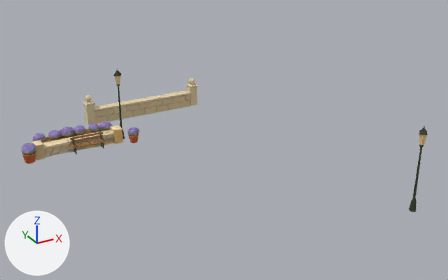
Two versions of the glTF model public/models/props.glb, one commit apart.
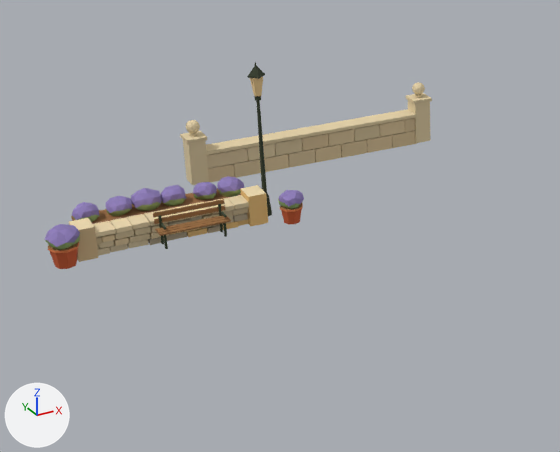
Each version is shown whole from a 50 mm camera at (-13.9, -19.4, 14.9) aimed at (0.5, 6.8, 1.8), then close up on the part from 0% to 57% of the width and 14% to 88% of the height. Arrows for +X, +Y and +Z are at lower left; the lights stay in place. The first two pictures are the older version. Vertices at exactly the same position are counted once.

The first close-up shows 'props'.
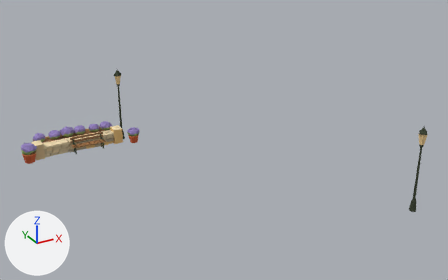
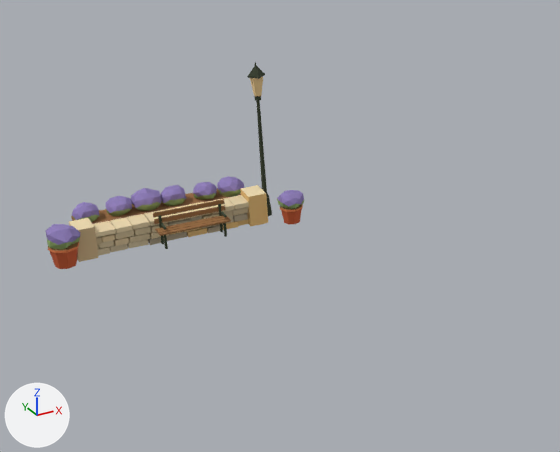
What differs and where, as boxes [x1, y1, x2, y2] in the close-ups (560 x 452 px; the box of a moved part takes in the faces that stretch with it):
'props', reshaped
    before: [45, 62, 432, 269]
    after: [46, 62, 304, 269]
part 1 of me_props, deleted (brown)
    before: [180, 82, 432, 185]
part 2 of me_props, moved or reshaped
    before: [45, 228, 67, 250]
    after: [46, 228, 67, 250]

The change, as a list of edits to the scene's bpy script:
```text
Change me_props:
    used by ob_props; location = (0.0, 0.0, 0.0)
    verts and faces of me_props; kept vertices keep their numbers, new ones are numbered from 1270
    before: 1166 (-8.6, 12.8, 0.9) at pixel (50, 234), 1175 (-8.7, 12.9, 0.8) at pixel (44, 239), 1178 (-8.5, 12.5, 0.7) at pixel (56, 247), 1182 (-8.3, 13.3, 0.8)
    remove me_props.from_pydata(...)  # 1270 vertices, 1876 faces; spans x -8.7..6.5, y -1.4..17.2, z -0.1..4.4
    add me_props.from_pydata(...)  # 994 vertices, 1468 faces; spans x -8.7..6.5, y -1.4..14.6, z -0.1..4.4
    me_props part 1: 25 loose pieces with 276 vertices, spanning x -3.9..3.9, y 16.6..17.2, z -0.1..1.8, are deleted
    me_props part 2
    add verts[1166] = (-8.7, 12.8, 1.0)  # moved, pixel (47, 234)
    add verts[1175] = (-8.7, 12.9, 0.8)  # moved, pixel (46, 238)
    add verts[1178] = (-8.5, 12.6, 0.7)  # moved, pixel (57, 244)
    add verts[1182] = (-8.3, 13.4, 0.8)  # moved
```
